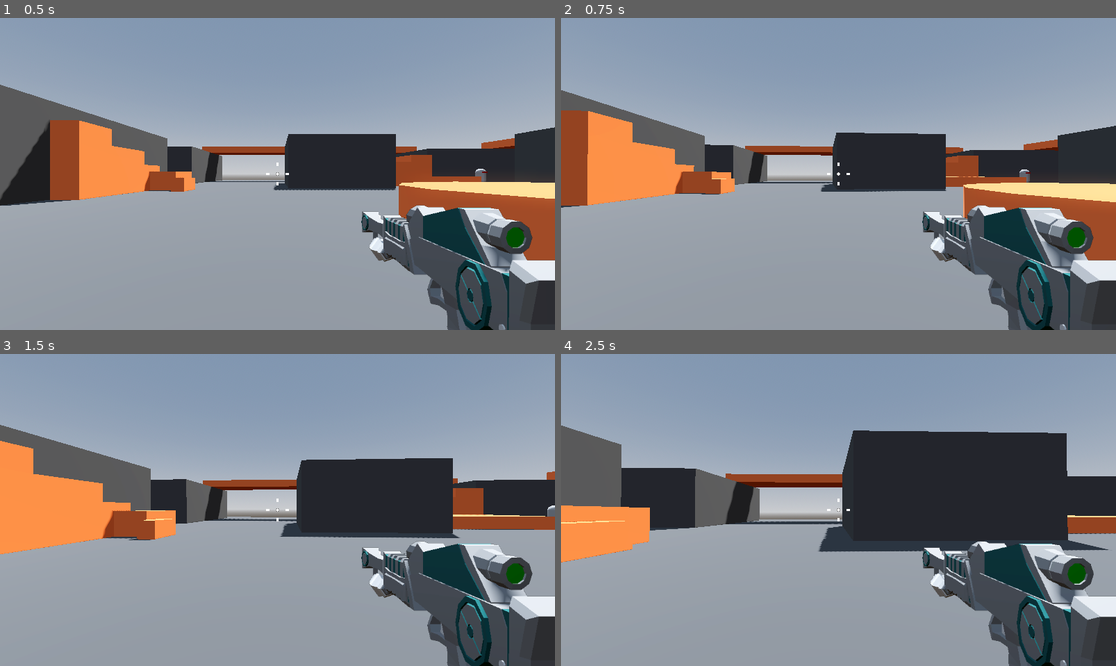
Above: before the commit, frames 1-4 (two rows, left to right).
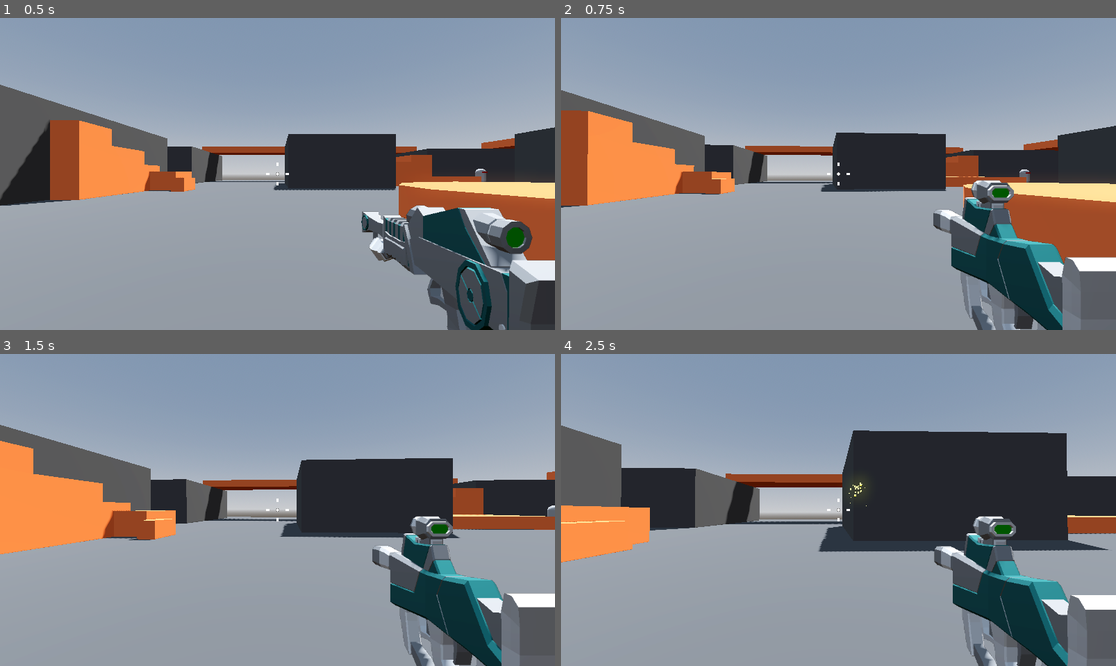
Above: after the commit, the same moments.

Repository: ericvennemeyer/RoboRampage
Game: Godot game, scene res://Levels/sandbox.tscn
Two runs of this game, one before a commit and one after it. Both use one fixed random seed, a clock stepped at 60 frames per second and the inputs below.
Inputs (mouse positions are in pixels of both pictures, inside the frame that each line leads up to):
- Up to frame 1 (0.5 s): no input
- Up to frame 2 (0.75 s): tap Enter at 0.5 s; move the mouse to (866, 174) at 0.52 s; hold W (move_forward) from 0.53 s (still down); hold Mouse wheel up (next_weapon, bound only after the commit) from 0.53 s (still down)
- Up to frame 3 (1.5 s): keep holding W (move_forward); tap Space (jump) at 0.77 s; tap Mouse wheel down (previous_weapon, bound only after the com… at 0.8, 1.35 s; move the mouse to (249, 510) at 1.27 s; release Mouse wheel up (next_weapon, bound only after the commit) at 1.28 s
- Up to frame 4 (2.5 s): keep holding W (move_forward); tap Space (jump) at 1.52 s; tap Mouse wheel up (next_weapon, bound only after the commit) at 1.55 s; move the mouse to (849, 503) at 2.02 s; press the mouse at (849, 503) at 2.03 s; tap Mouse wheel down (previous_weapon, bound only after the com… at 2.3 s

Frame 1 is identical in both runs. In frame 2, 9.7% of the frame differs, in the area x 65-100%, y 51-100%; in frame 3, 9.4%; in frame 4, 9.5%.

Commit message:
4.23 -- Cycling Weapons

Diff:
--- a/Player/game_over_menu.tres
+++ b/Player/game_over_menu.tres
@@ -43,7 +43,6 @@
 
 }
 "
-graph_offset = Vector2(-490.594, -50.4193)
 mode = 1
 flags/light_only = false
 nodes/fragment/2/node = SubResource("VisualShaderNodeTexture_21i4o")
--- a/Player/player.tscn
+++ b/Player/player.tscn
@@ -130,6 +130,7 @@
 anchor_bottom = 1.0
 grow_horizontal = 2
 grow_vertical = 2
+mouse_filter = 2
 
 [node name="Crosshair" type="Control" parent="CenterContainer"]
 layout_mode = 2
@@ -143,6 +144,7 @@
 grow_horizontal = 2
 grow_vertical = 2
 pivot_offset = Vector2(576, 324)
+mouse_filter = 2
 texture = ExtResource("5_k53q1")
 
 [node name="DamageAnimationPlayer" type="AnimationPlayer" parent="DamageTexture"]
--- a/Player/weapon_handler.gd
+++ b/Player/weapon_handler.gd
@@ -14,6 +14,10 @@
 		equip(weapon_1)
 	elif event.is_action_pressed("weapon_2"):
 		equip(weapon_2)
+	elif event.is_action_pressed("next_weapon"):
+		change_weapon(1)
+	elif event.is_action_pressed("previous_weapon"):
+		change_weapon(-1)
 
 
 func equip(active_weapon: Node3D) -> void:
@@ -24,3 +28,65 @@
 		else:
 			child.visible = false
 			child.set_process(false)
+
+
+func change_weapon(index_modifier: int) -> void:
+	var index = get_current_index()
+	index = wrapi(index + index_modifier, 0, get_child_count())
+	equip(get_child(index))
+
+
+func get_current_index() -> int:
+	for index in get_child_count():
+		if get_child(index).visible:
+			return index
+	return 0
+
+
+"""
+class_name WeaponManager
+extends Node3D
+
+
+var _weapons: Array[Weapon]
+var _current_weapon: Weapon = null
+var _current_weapon_id: int:
+	set(value):
+		_current_weapon_id = wrapi(value, 0, _weapons.size())
+		_equip()
+
+
+func _ready() -> void:
+	for weapon in self.get_children():
+		if weapon is Weapon:
+			_weapons.append(weapon)
+			weapon.visible = false
+			weapon.set_process(false)
+
+	_current_weapon_id = 0
+
+
+func _unhandled_key_input(event: InputEvent) -> void:
+	if event.is_action_pressed("weapon_num_select"):
+		_current_weapon_id = event.keycode - 49 # 49 is ascii code for 1
+
+
+func _unhandled_input(event: InputEvent) -> void:
+	if event.is_action_pressed("weapon_select_up"):
+		_current_weapon_id += 1
+
+	if event.is_action_pressed("weapon_select_down"):
+		_current_weapon_id -= 1
+
+
+func _equip() -> void:
+	# hide current weapon
+	if _current_weapon != null:
+		_current_weapon.visible = false
+		_current_weapon.set_process(false)
+
+	# equip new weapon
+	_current_weapon = _weapons[_current_weapon_id]
+	_current_weapon.visible = true
+	_current_weapon.set_process(true)
+	"""
--- a/project.godot
+++ b/project.godot
@@ -61,3 +61,13 @@
 "events": [Object(InputEventKey,"resource_local_to_scene":false,"resource_name":"","device":-1,"window_id":0,"alt_press …(191 unchanged characters)…
 ]
 }
+next_weapon={
+"deadzone": 0.2,
+"events": [Object(InputEventMouseButton,"resource_local_to_scene":false,"resource_name":"","device":-1,"window_id":0,"alt_pressed":false,"shift_pressed":false,"ctrl_pressed":false,"meta_pressed":false,"button_mask":8,"position":Vector2(491, 32),"global_position":Vector2(505, 105),"factor":1.0,"button_index":4,"canceled":false,"pressed":true,"double_click":false,"script":null)
+]
+}
+previous_weapon={
+"deadzone": 0.2,
+"events": [Object(InputEventMouseButton,"resource_local_to_scene":false,"resource_name":"","device":-1,"window_id":0,"alt_pressed":false,"shift_pressed":false,"ctrl_pressed":false,"meta_pressed":false,"button_mask":16,"position":Vector2(370, 9),"global_position":Vector2(384, 82),"factor":1.0,"button_index":5,"canceled":false,"pressed":true,"double_click":false,"script":null)
+]
+}
